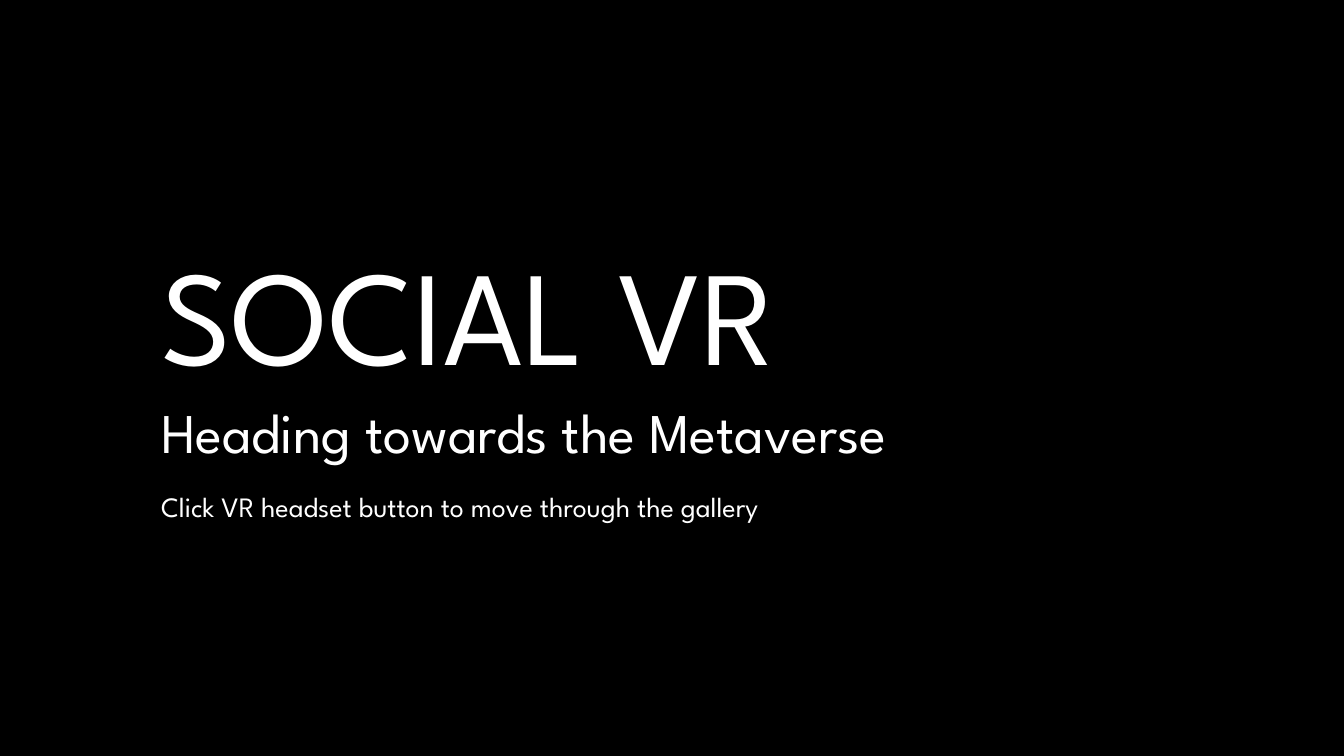
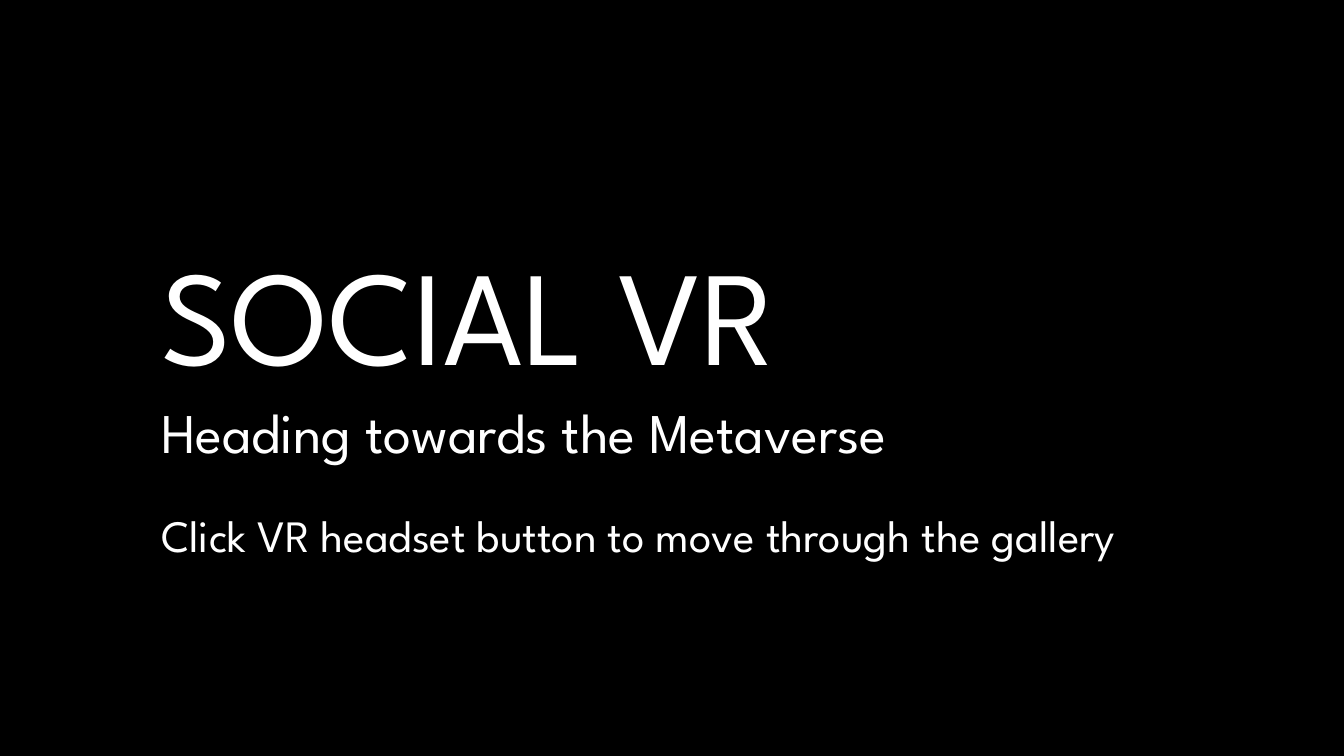
Before and after one commit to Razorblade16/Social-VR-Showcase, a slide deck: slide 1 of Documentation/SOCIAL VR.pptx. Drawn at 1344x756 pixels with LibreOffice and Linux fonts; fonts in the diff are those of the drawing; background and template pictures are left out. Boxes give left, top, right and bottom in pixels: in the first picture for what was removed or moved away, otherwise in the second. Text is boxed around its words. In the diff, an @@ line names an element or a change of style, - is before the commit and + after.

```diff
--- a/Documentation/SOCIAL VR.pptx
+++ b/Documentation/SOCIAL VR.pptx
@@ text "Click VR headset button to ..." at [161, 521, 1115, 562]: size 20 to 32 pt @@
```
Also in this commit, not shown: 2 other slides changed, 19 other files.
